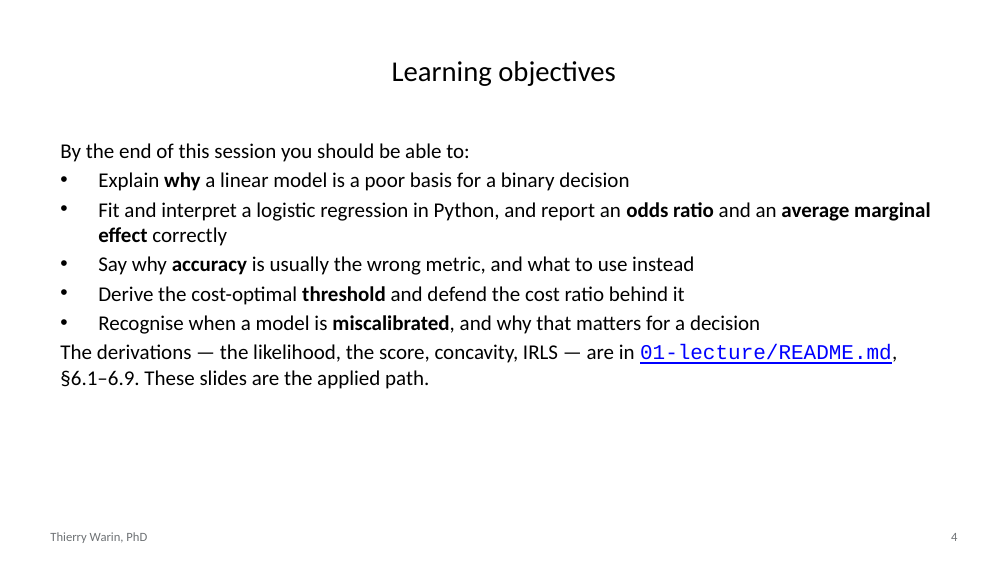
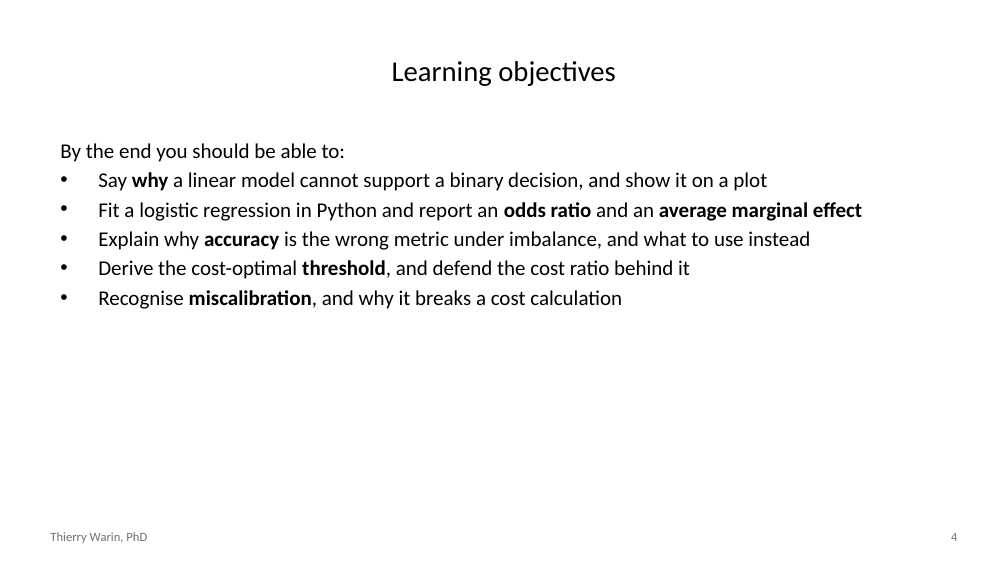
Before and after one commit to warint/quantitative-methods, a slide deck: slide 4 of 06-classification-logistic-and-penalised/slides.pptx. Drawn at 1008x567 pixels with LibreOffice and Linux fonts; fonts in the diff are those of the drawing. Boxes give left, top, right and bottom in pixels: in the first picture for what was removed or moved away, otherwise in the second. Text is boxed around its words. In the diff, an @@ line names an element or a change of style, - is before the commit and + after.

```diff
--- a/06-classification-logistic-and-penalised/slides.pptx
+++ b/06-classification-logistic-and-penalised/slides.pptx
@@ text at box(60, 143, 862, 309): text changed @@
-By the end of this session you should be able to:
-• Explain why a linear model is a poor basis for a binary decision
-• Fit and interpret a logistic regression in Python, and report an odds ratio and an average marginal effect correctly
-• Say why accuracy is usually the wrong metric, and what to use instead
-• Derive the cost-optimal threshold and defend the cost ratio behind it
-• Recognise when a model is miscalibrated, and why that matters for a decision
-The derivations — the likelihood, the score, concavity, IRLS — are in 01-lecture/README.md, §6.1–6.9. These slides are the applied path.
+By the end you should be able to:
+• Say why a linear model cannot support a binary decision, and show it on a plot
+• Fit a logistic regression in Python and report an odds ratio and an average marginal effect
+• Explain why accuracy is the wrong metric under imbalance, and what to use instead
+• Derive the cost-optimal threshold, and defend the cost ratio behind it
+• Recognise miscalibration, and why it breaks a cost calculation
```
Also in this commit, not shown: 20 other slides changed, 24 slides added, 20 slides removed, 3 other files.
